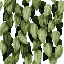
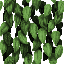
Before/after of a 64 x 64 layered artwork. What changed in the layer stack:
pixels changed over [0, 0, 64, 64] (layer not identified)
